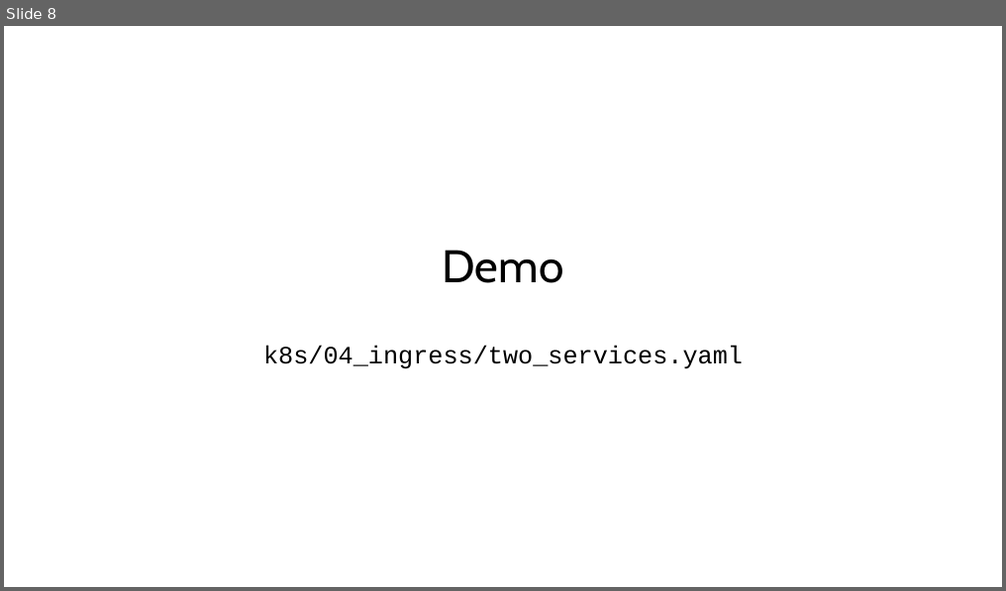
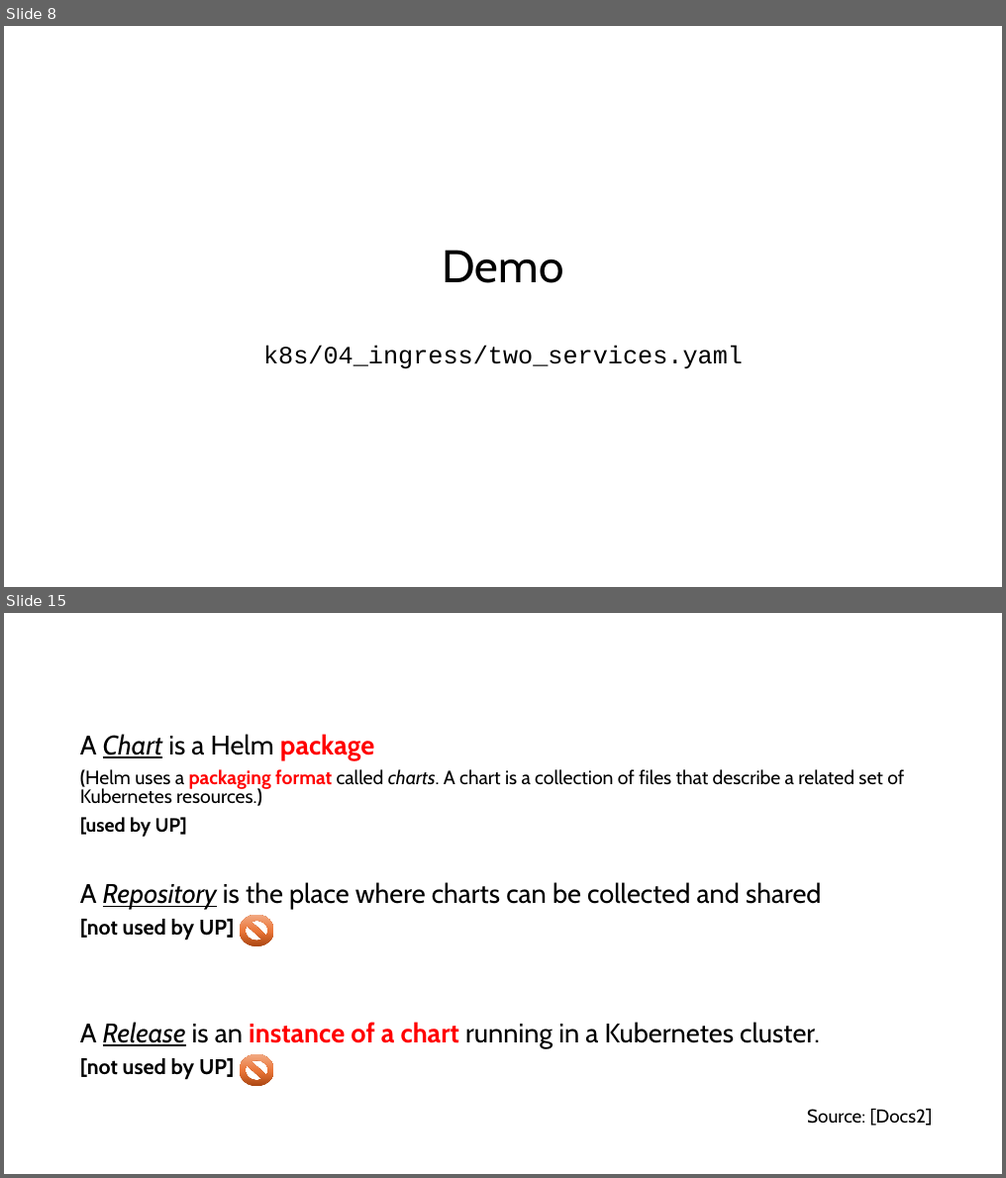
Before and after one commit to witmichal/spring-boot-k8s, a slide deck: kubernetes_vol2.pptx. Shown one above the other, each under a label of ours: slide 8 before the commit, slides 8 and 15 after it; the slides between them are not shown. The pictures are 1006x591 and 1006x1178 pixels, drawn with LibreOffice and Linux fonts; fonts in the diff are those of the drawing. Boxes give left, top, right and bottom in pixels: in the first picture for what was removed or moved away, otherwise in the second. Text is boxed around its words. In the diff, an @@ line names an element or a change of style, - is before the commit and + after.

```diff
--- a/kubernetes_vol2.pptx
+++ b/kubernetes_vol2.pptx
@@ slide 15 added at [4,613,1002,1174], background #FFFFFF @@
@@ text added at [80,734,904,1080], 25.9 pt, text #000000 @@
+A Chart is a Helm package
+(Helm uses a packaging format called charts. A chart is a collection of files that describe a related set of Kubernetes resources.)
+[used by UP]
+A Repository is the place where charts can be collected and shared
+[not used by UP]
+A Release is an instance of a chart running in a Kubernetes cluster.
+[not used by UP]
@@ no-entry sign added at [239,915,273,947], fill gradient #AB4712 to #EA7538 to #F2AA84 @@
@@ no-entry sign added at [239,1055,273,1087], fill gradient #AB4712 to #EA7538 to #F2AA84 @@
@@ text added at [807,1108,933,1126], 18 pt, text #000000 @@
+Source: [Docs2]
```
Also in this commit, not shown: 4 slides changed, 15 other slides added, 6 slides removed, 5 other files.
